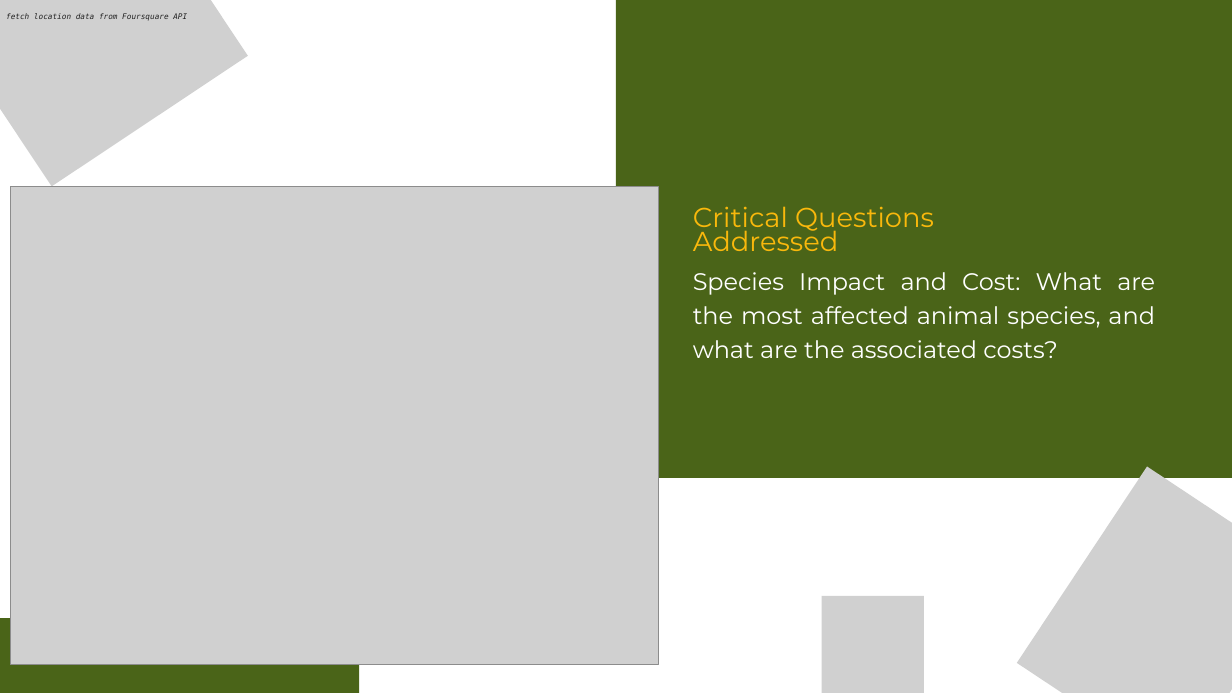
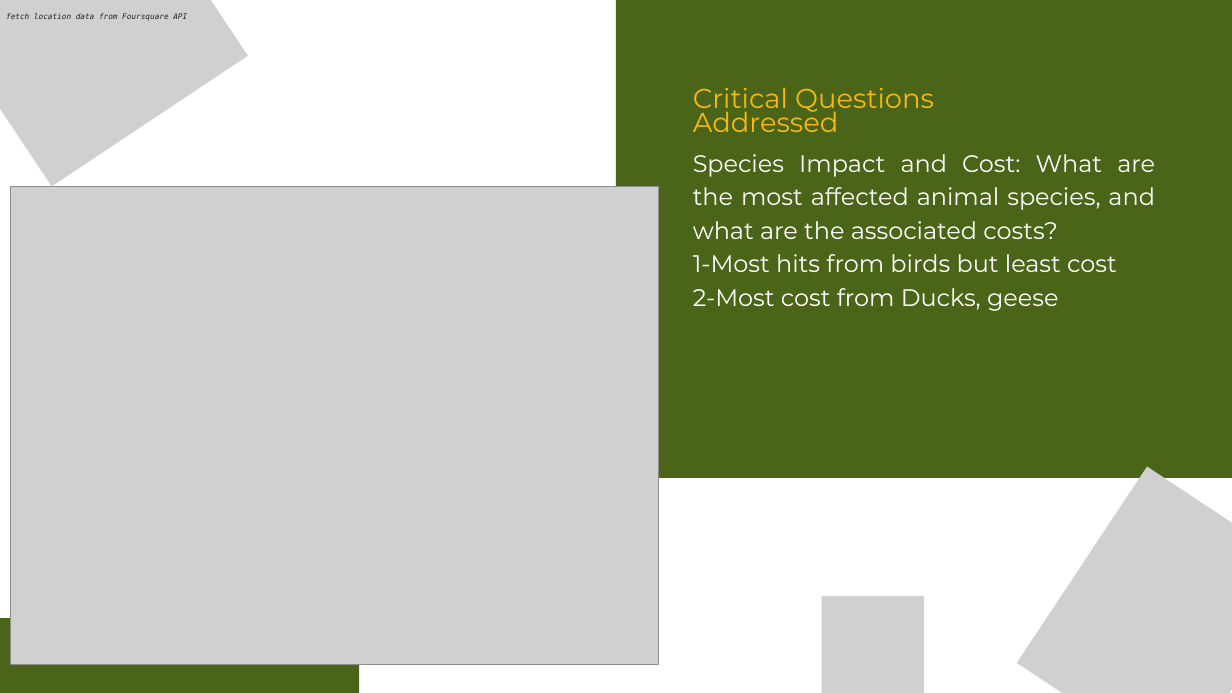
Before and after one commit to fursuf1/Tableau, a slide deck: slide 5 of Files/Tableau FAA-Project .pptx. Drawn at 1232x693 pixels with LibreOffice and Linux fonts; fonts in the diff are those of the drawing; grey boxes stand for pictures. Boxes give left, top, right and bottom in pixels: in the first picture for what was removed or moved away, otherwise in the second. Text is boxed around its words. In the diff, an @@ line names an element or a change of style, - is before the commit and + after.

```diff
--- a/Files/Tableau FAA-Project .pptx
+++ b/Files/Tableau FAA-Project .pptx
@@ text "Critical Questions Addressed" moved from (x1=693, y1=206, x2=934, y2=251) to (x1=693, y1=87, x2=934, y2=132) @@
@@ text "Species Impact and Cost: What ..." moved from (x1=693, y1=272, x2=1155, y2=358) to (x1=693, y1=154, x2=1155, y2=311) @@
@@ text at (x1=693, y1=254, x2=1117, y2=311): paragraphs added @@
+1-Most hits from birds but least cost
+2-Most cost from Ducks, geese
```
Also in this commit, not shown: 6 other slides changed, 3 other files.
